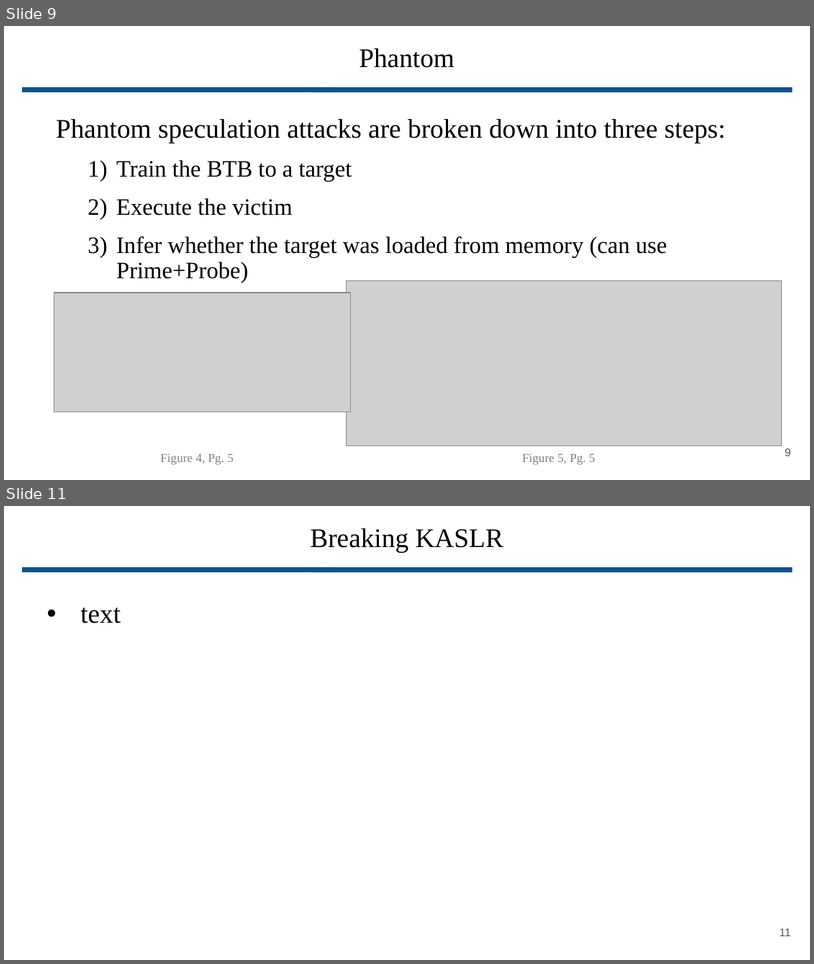
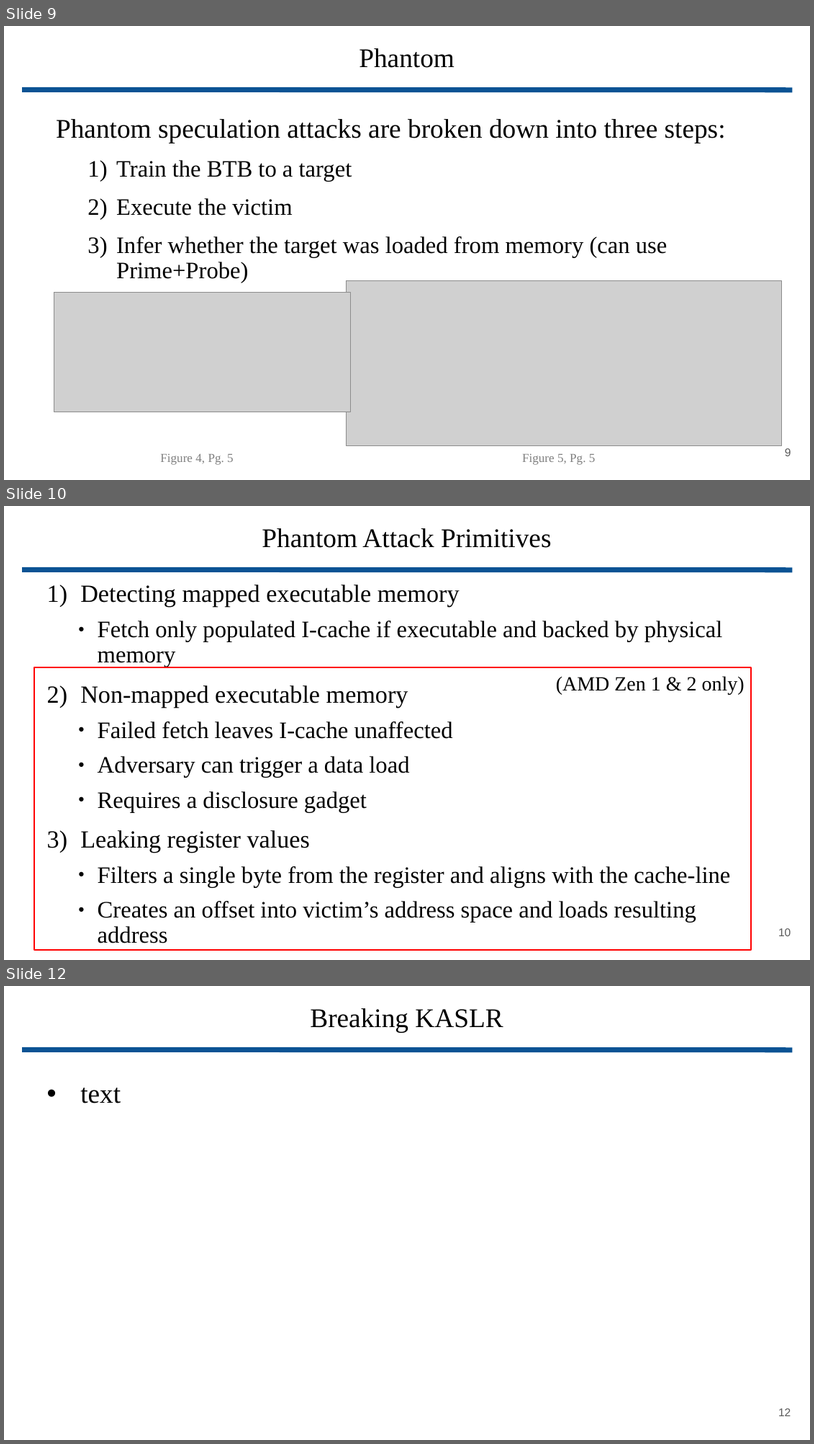
Before and after one commit to wbuz24/grad-research, a slide deck: presentations/Phantom.pptx. Shown one above the other, each under a label of ours: slides 9 and 11 before the commit, slides 9, 10 and 12 after it; the slides between them are not shown. The pictures are 814x964 and 814x1444 pixels, drawn with LibreOffice and Linux fonts; fonts in the diff are those of the drawing; grey boxes stand for pictures. Boxes give left, top, right and bottom in pixels: in the first picture for what was removed or moved away, otherwise in the second. Text is boxed around its words. In the diff, an @@ line names an element or a change of style, - is before the commit and + after.

Commit message:
Phantom save

```diff
--- a/presentations/Phantom.pptx
+++ b/presentations/Phantom.pptx
@@ slide 10 added at [4,506,810,960], background #FFFFFF @@
@@ title added at [262,528,551,548], 24 pt, text #000000 @@
+Phantom Attack Primitives
@@ line added from (22, 569) to (792, 569), #0B5394 4.51 pt @@
@@ text added at [80,584,730,943], 21 pt, text #000000 @@
+1) Detecting mapped executable memory
+    ● Fetch only populated I-cache if executable and backed by physical memory
+2) Non-mapped executable memory
+    ● Failed fetch leaves I-cache unaffected
+    ● Adversary can trigger a data load
+    ● Requires a disclosure gadget
+3) Leaking register values
+    ● Filters a single byte from the register and aligns with the cache-line
+    ● Creates an offset into victim’s address space and loads resulting address
@@ rectangle added at [35,667,751,950], outline #FF0000 1.5 pt @@
@@ text added at [556,676,745,695], 18 pt, text #000000 @@
+(AMD Zen 1 & 2 only)
@@ page number added at [779,928,791,936], 10 pt, text #595959 @@
+10
@@ what was slide 11 is now slide 12 @@
@@ page number at [779,1408,791,1416]: text changed @@
-11
+12
```
Also in this commit, not shown: 5 slides changed, 1 other slide added, 1 slide removed.
